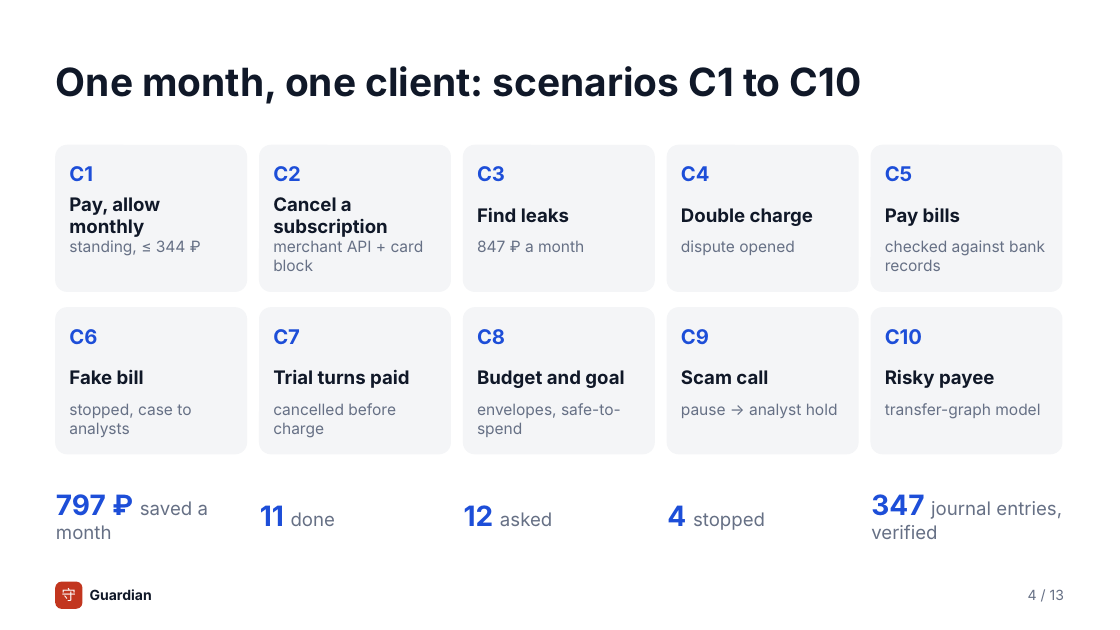
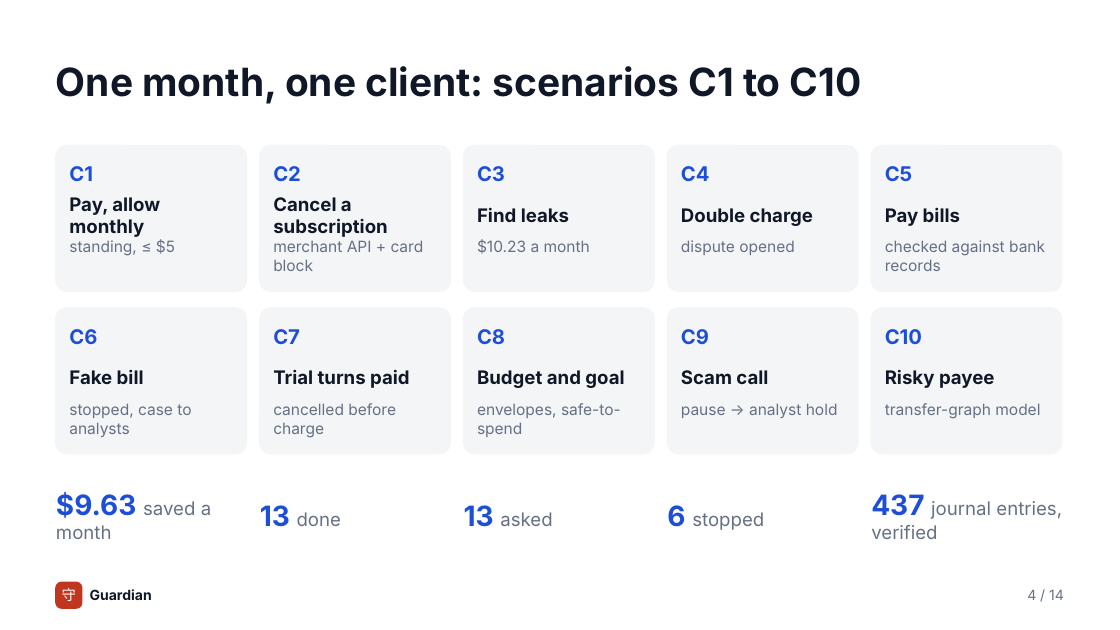
Before and after one commit to yourfavoriteself/ShenzhenFinTechathonTopicA, a slide deck: slide 4 of docs/presentation.pptx. Drawn at 1120x630 pixels with LibreOffice and Linux fonts; fonts in the diff are those of the drawing. Boxes give left, top, right and bottom in pixels: in the first picture for what was removed or moved away, otherwise in the second. Text is boxed around its words. In the diff, an @@ line names an element or a change of style, - is before the commit and + after.

```diff
--- a/docs/presentation.pptx
+++ b/docs/presentation.pptx
@@ text at (69, 239, 175, 256): text changed @@
-standing, ≤ 344 ₽
+standing, ≤ $5
@@ text at (477, 239, 590, 254): text changed @@
-847 ₽ a month
+$10.23 a month
@@ text at (56, 492, 211, 539): text changed @@
-797 ₽ saved a month
+$9.63 saved a month
@@ text at (260, 505, 341, 527): text changed @@
-11 done
+13 done
@@ text at (464, 505, 552, 527): text changed @@
-12 asked
+13 asked
@@ text at (667, 505, 764, 530): text changed @@
-4 stopped
+6 stopped
@@ text at (871, 494, 1062, 539): text changed @@
-347 journal entries, verified
+437 journal entries, verified
@@ text at (1027, 590, 1064, 600): text changed @@
-4 / 13
+4 / 14
```
Also in this commit, not shown: 11 other slides changed, 1 slide added, 9 other files.
